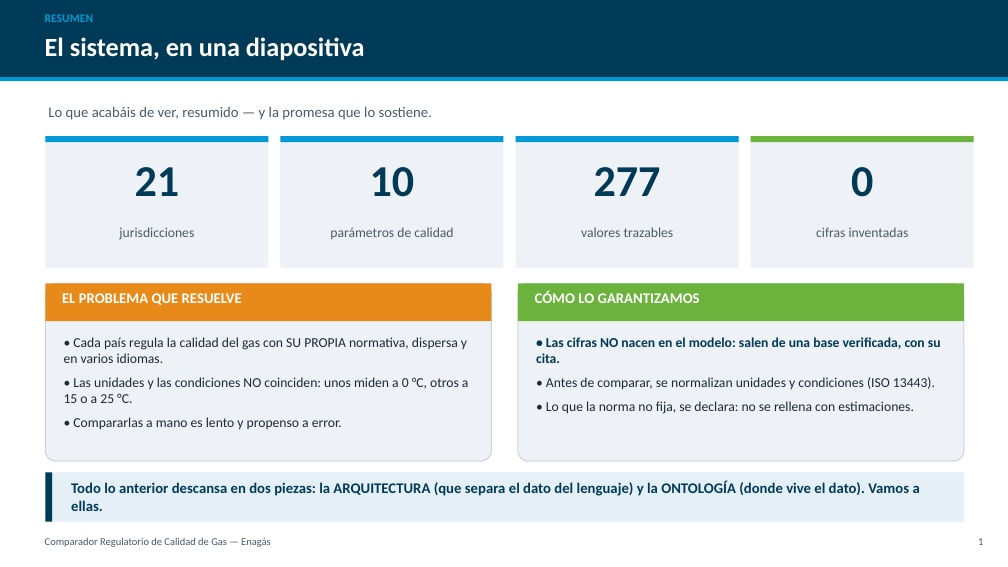
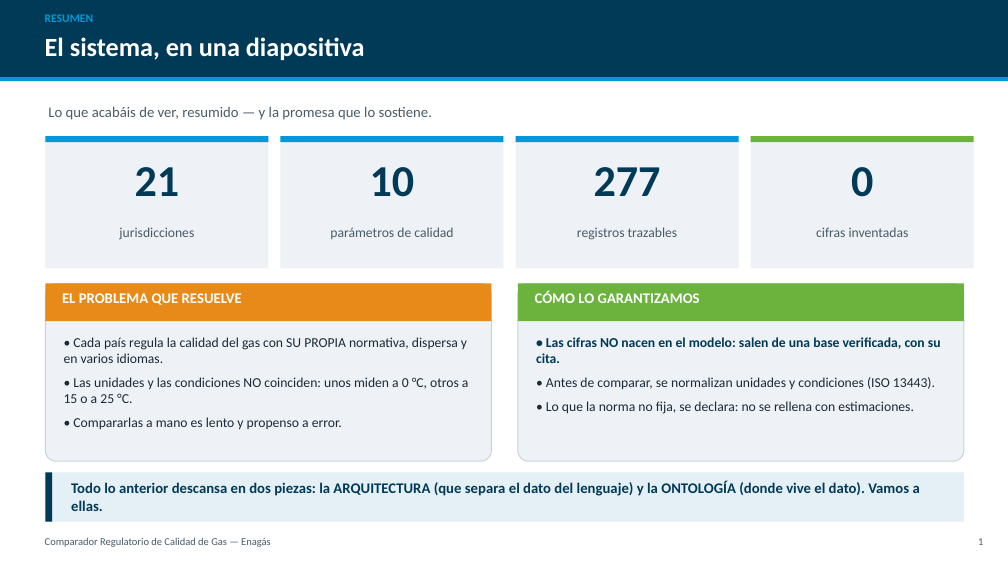
Before and after one commit to CarlosOlivaZurdo/ENAG-S_G1, a slide deck: slide 2 of docs/Presentacion_Comparador_Gas.pptx. Drawn at 1008x567 pixels with LibreOffice and Linux fonts; fonts in the diff are those of the drawing. Boxes give left, top, right and bottom in pixels: in the first picture for what was removed or moved away, otherwise in the second. Text is boxed around its words. In the diff, an @@ line names an element or a change of style, - is before the commit and + after.

```diff
--- a/docs/Presentacion_Comparador_Gas.pptx
+++ b/docs/Presentacion_Comparador_Gas.pptx
@@ text at (577, 227, 678, 240): text changed @@
-valores trazables
+registros trazables
```
Also in this commit, not shown: 3 other slides changed, 1 other file.
